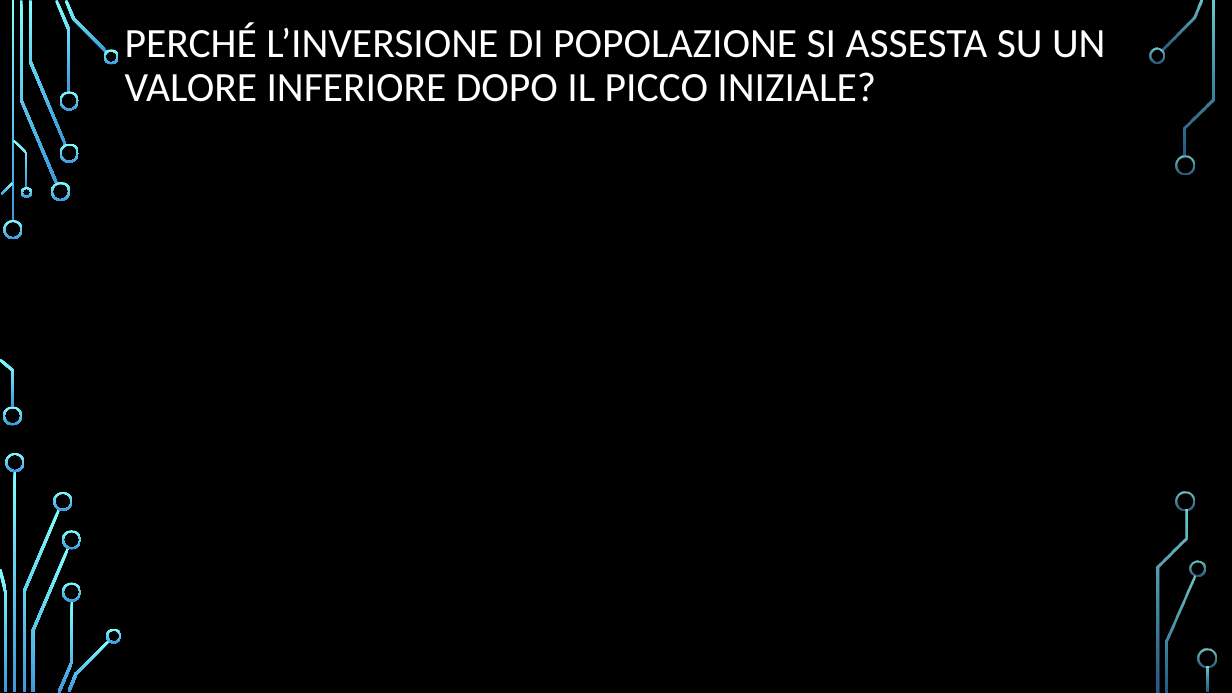
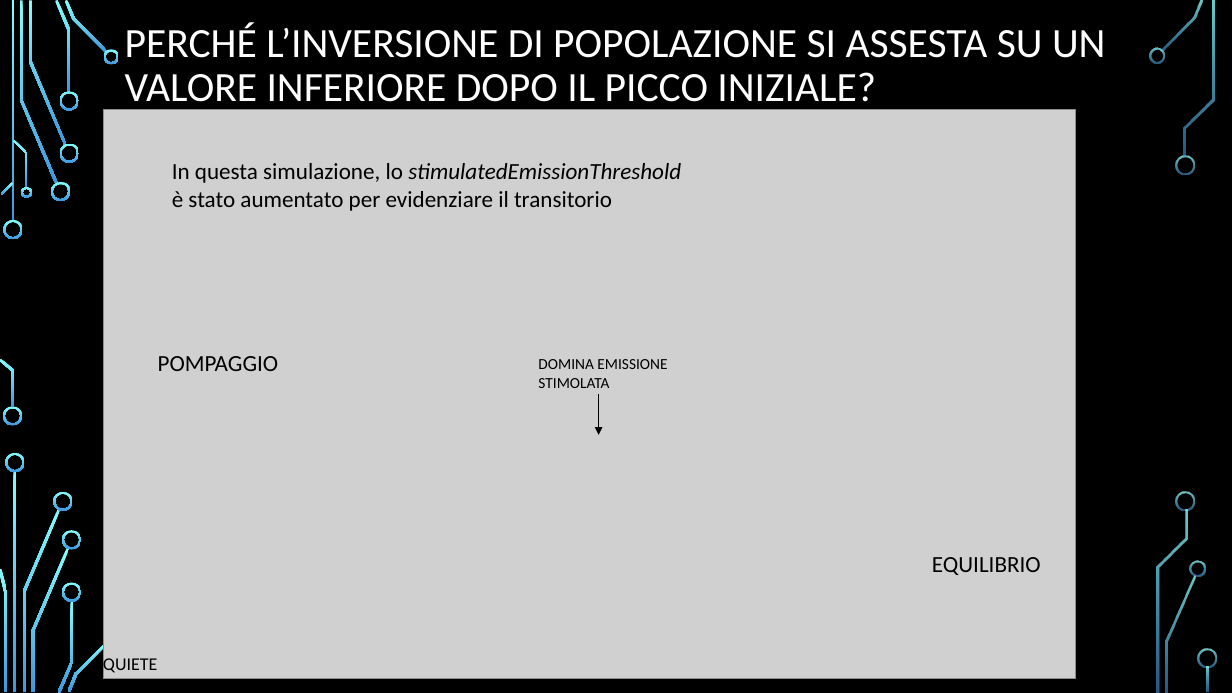
Before and after one commit to Frank01001/LASER-Dynamics-Simulation, a slide deck: slide 13 of Presentation/PresentazioneDispositivi.pptx (slide 12 before the commit). Drawn at 1232x693 pixels with LibreOffice and Linux fonts; fonts in the diff are those of the drawing; grey boxes stand for pictures; background and template pictures are left out. Boxes give left, top, right and bottom in pixels: in the first picture for what was removed or moved away, otherwise in the second. Text is boxed around its words. In the diff, an @@ line names an element or a change of style, - is before the commit and + after.

```diff
--- a/Presentation/PresentazioneDispositivi.pptx
+++ b/Presentation/PresentazioneDispositivi.pptx
@@ picture added at (104,109,1076,678) @@
@@ text added at (172,163,681,211), 18 pt, text #000000 @@
+In questa simulazione, lo stimulatedEmissionThreshold è stato aumentato per evidenziare il transitorio
@@ text added at (158,356,279,371), 18 pt, text #000000 @@
+POMPAGGIO
@@ text added at (538,359,667,388), 12 pt, text #000000 @@
+DOMINA EMISSIONE STIMOLATA
@@ arrow added from (599, 394) to (599, 435), #000000 0.75 pt @@
@@ text added at (932,557,1041,575), 18 pt, text #000000 @@
+EQUILIBRIO
@@ freeform shape removed at (106,628,122,643) @@
@@ text added at (103,655,158,675), 14 pt, text #000000 @@
+QUIETE
```
Also in this commit, not shown: 1 slide added.
